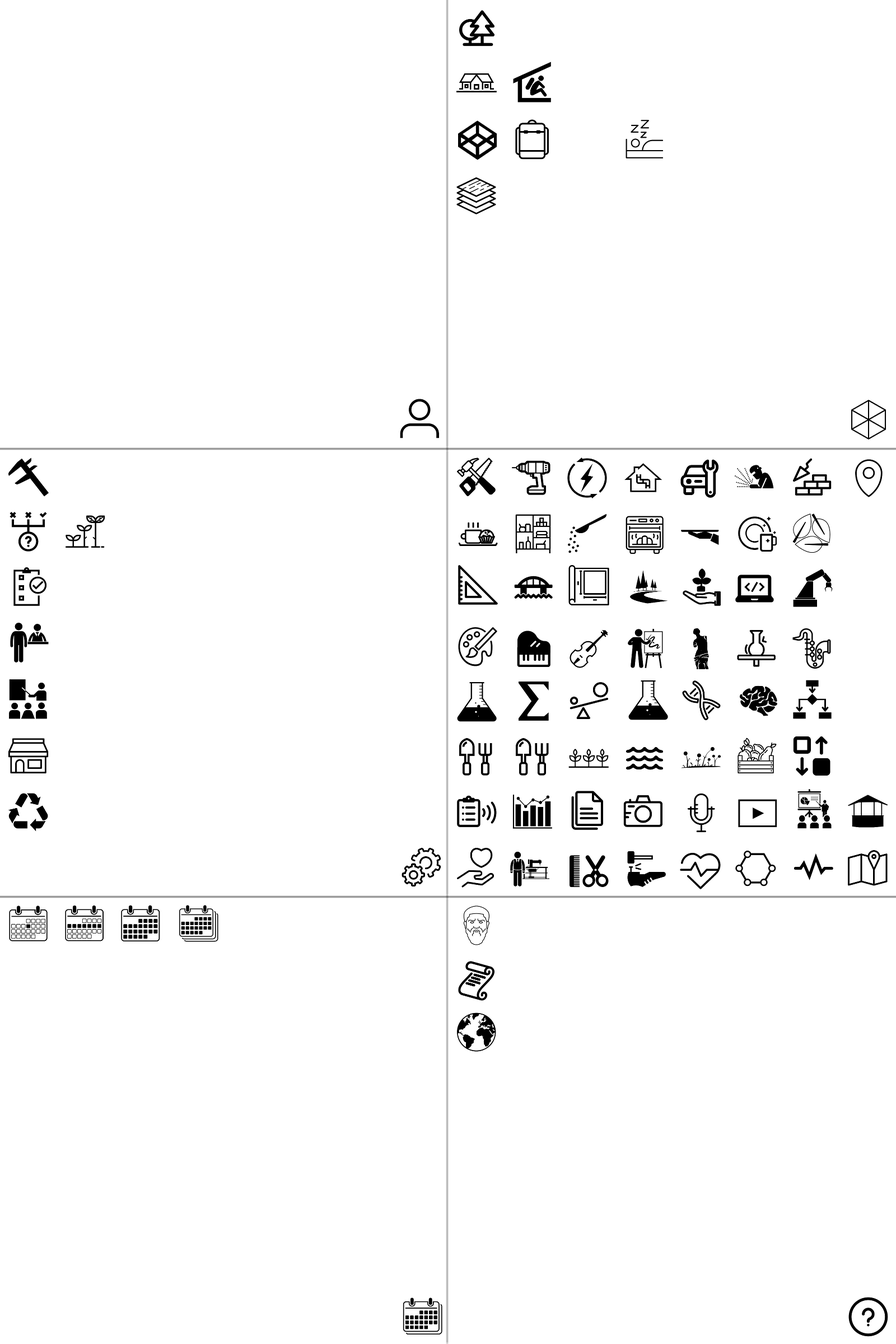
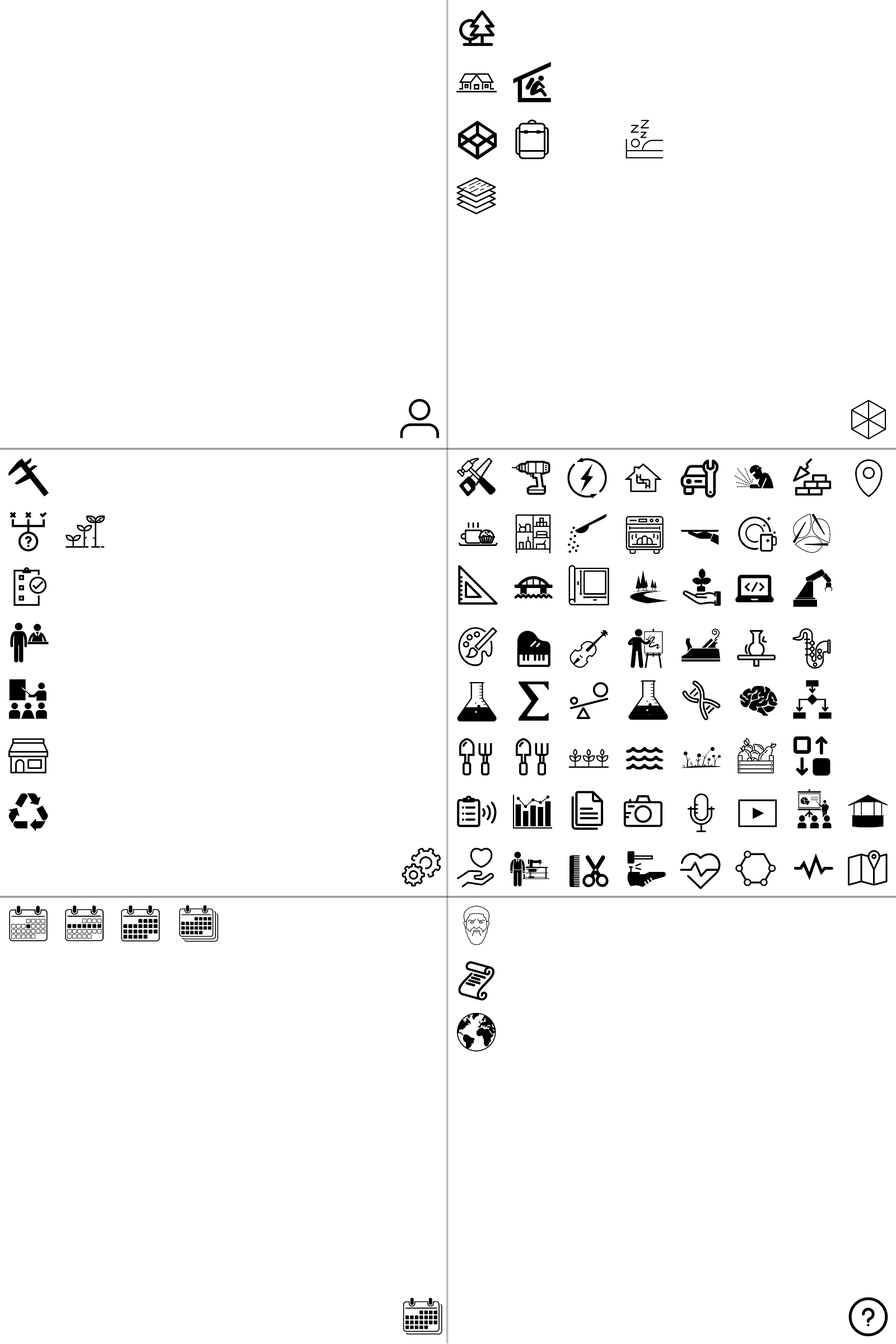
Layered file, before and after one edit (896x1344). Changes by layer:
painted on "cluster-sprite-1600x2400.png" over [681, 627, 720, 669]
